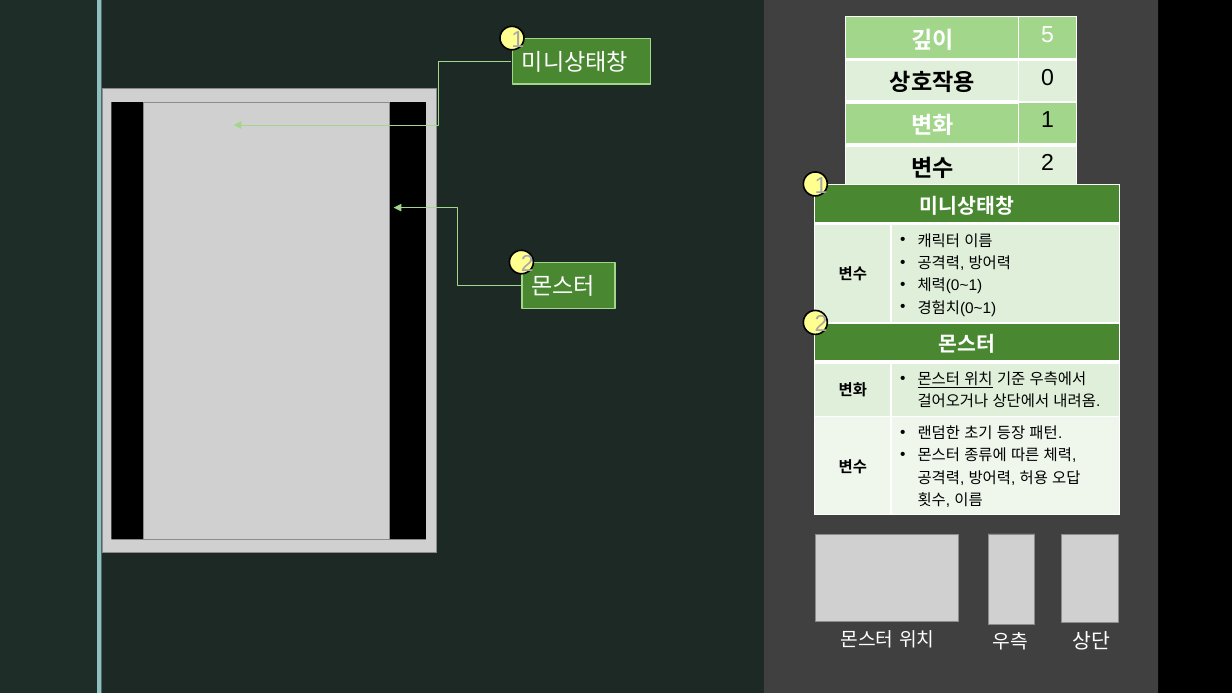
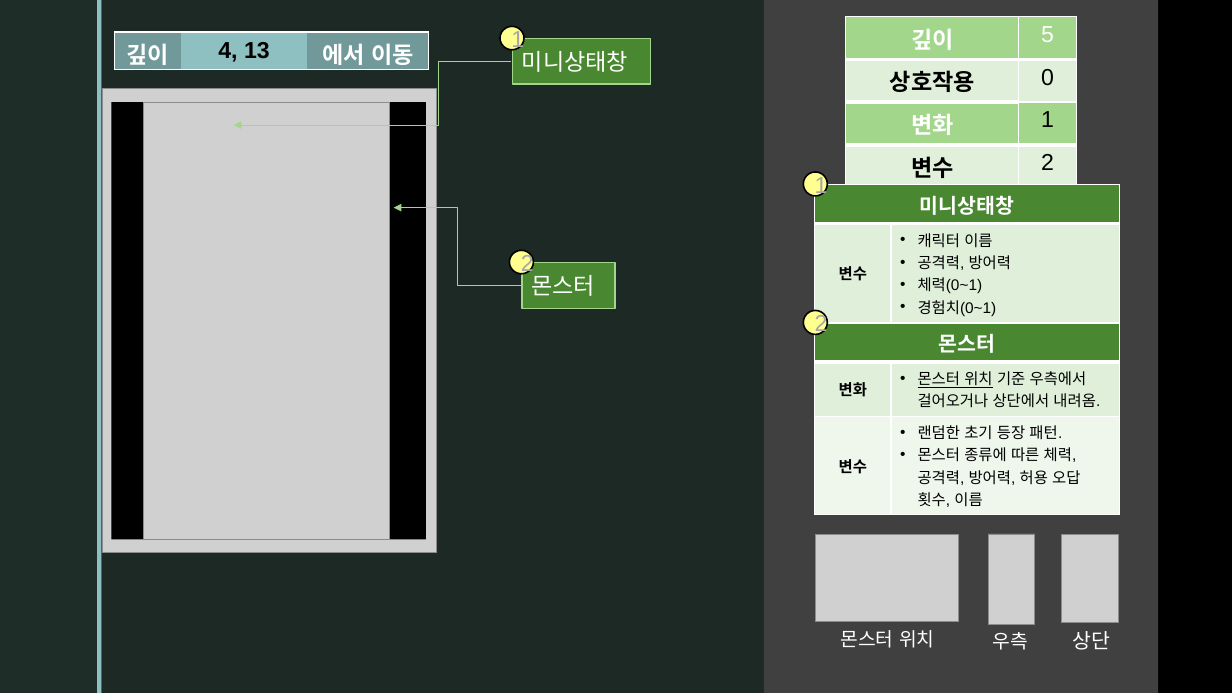
Before and after one commit to SanghunKwan/NinjaNMaching, a slide deck: slide 11 of NinjaNMatching UI.pptx. Drawn at 1232x693 pixels with LibreOffice and Linux fonts; fonts in the diff are those of the drawing; grey boxes stand for pictures; background and template pictures are left out. Boxes give left, top, right and bottom in pixels: in the first picture for what was removed or moved away, otherwise in the second. Text is boxed around its words. In the diff, an @@ line names an element or a change of style, - is before the commit and + after.

```diff
--- a/NinjaNMatching UI.pptx
+++ b/NinjaNMatching UI.pptx
@@ table added at bbox=[115, 31, 428, 69], 1 rows, 3 columns @@
+깊이 | 4, 13 | 에서 이동
```
Also in this commit, not shown: 11 other slides changed, 14 slides added.
